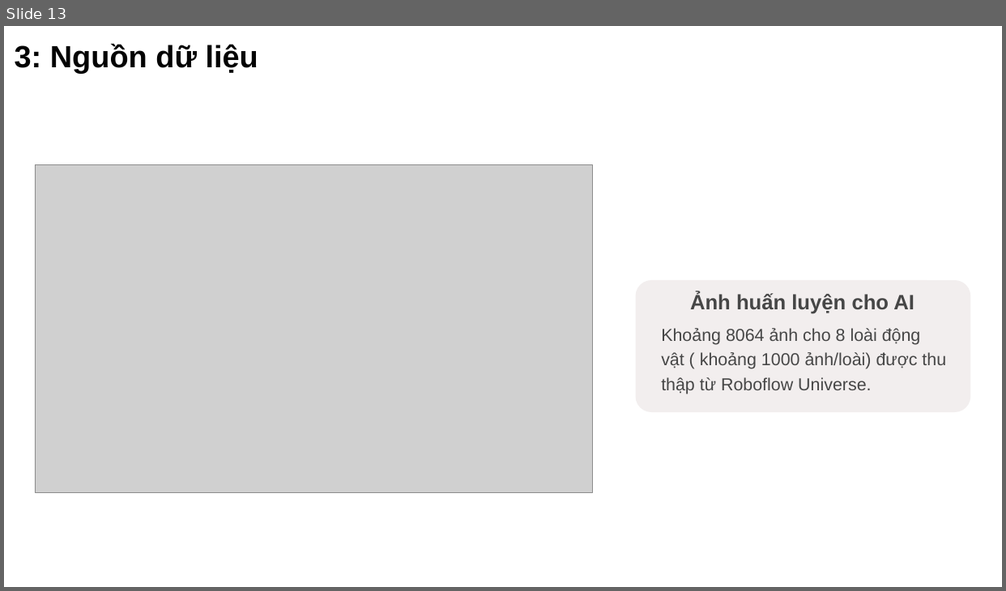
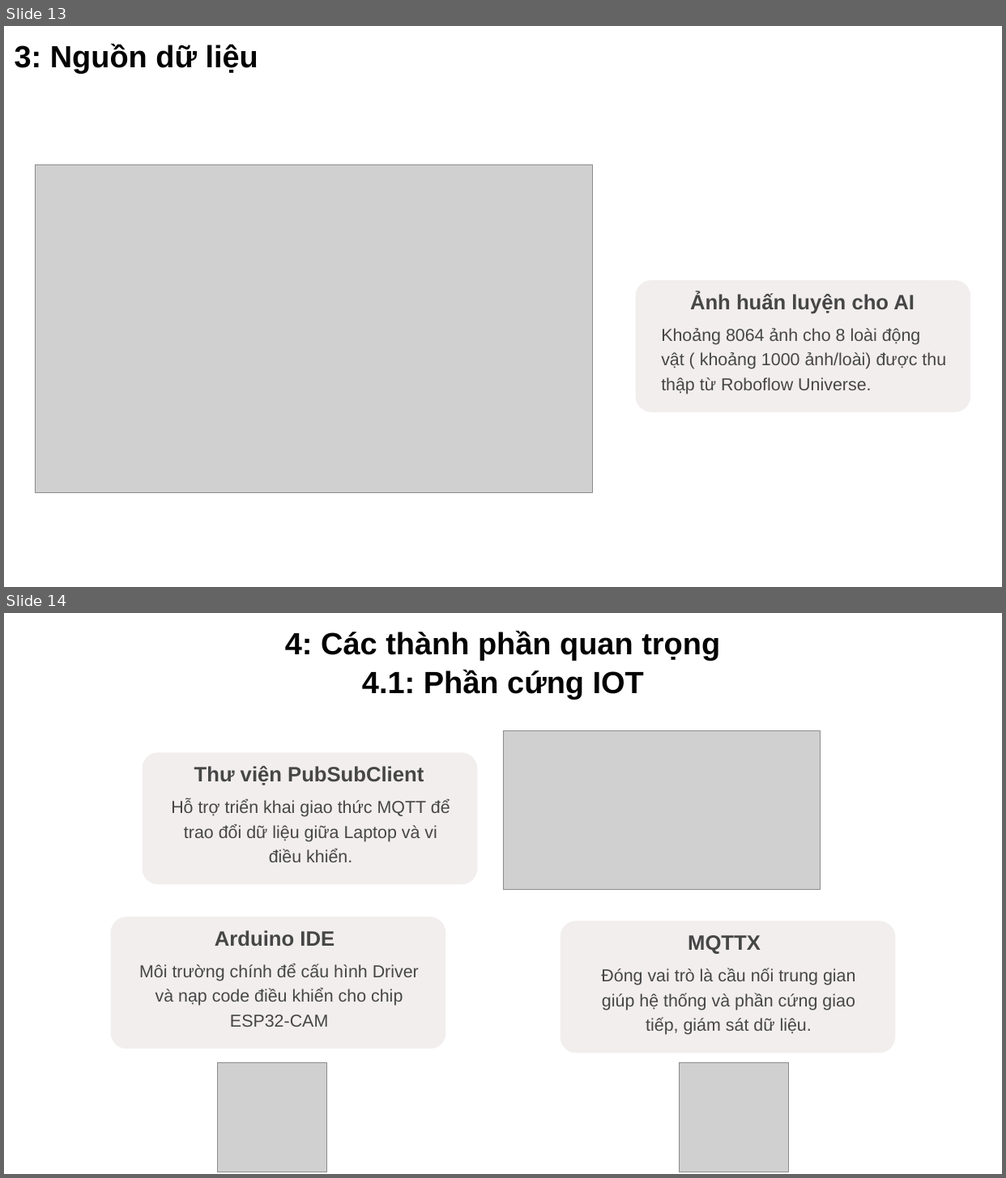
Before and after one commit to NguyenTAnh2005/IntelligentSystem_Vu_Hai_Anh, a slide deck: final_project/reports/Bao_Cao/baocao.pptx. Shown one above the other, each under a label of ours: slide 13 before the commit, slides 13 and 14 after it. The pictures are 1006x591 and 1006x1178 pixels, drawn with LibreOffice and Linux fonts; fonts in the diff are those of the drawing; grey boxes stand for pictures; background and template pictures are left out. Boxes give left, top, right and bottom in pixels: in the first picture for what was removed or moved away, otherwise in the second. Text is boxed around its words. In the diff, an @@ line names an element or a change of style, - is before the commit and + after.

```diff
--- a/final_project/reports/Bao_Cao/baocao.pptx
+++ b/final_project/reports/Bao_Cao/baocao.pptx
@@ slide 14 added at (4,613,1002,1174), background #000000; not listed: 1 template element that a slide beside it also shows @@
@@ text added at (285,630,720,660), 35.5 pt, text #030303, bold @@
+4: Các thành phần quan trọng
@@ text added at (362,669,644,699), 35.5 pt, text #030303, bold @@
+4.1: Phần cứng IOT
@@ picture added at (503,731,820,890) @@
@@ rounded rectangle added at (143,752,477,885), fill #F2EEEE @@
@@ text added at (194,766,424,786), 24 pt, text #464646, bold @@
+Thư viện PubSubClient
@@ text added at (171,799,450,862), 20 pt, text #464646 @@
+Hỗ trợ triển khai giao thức MQTT để trao đổi dữ liệu giữa Laptop và vi điều khiển.
@@ rounded rectangle added at (111,917,445,1049), fill #F2EEEE @@
@@ rounded rectangle added at (560,921,895,1054), fill #F2EEEE @@
@@ text added at (215,931,334,946), 24 pt, text #464646, bold @@
+Arduino IDE
@@ text added at (688,935,761,954), 24 pt, text #464646, bold @@
+MQTTX
@@ text added at (139,964,419,1027), 20 pt, text #464646 @@
+Môi trường chính để cấu hình Driver và nạp code điều khiển cho chip ESP32-CAM
@@ text added at (601,968,855,1035), 20 pt, text #464646 @@
+Đóng vai trò là cầu nối trung gian giúp hệ thống và phần cứng giao tiếp, giám sát dữ liệu.
@@ picture added at (217,1063,327,1173) @@
@@ picture added at (680,1063,789,1173) @@
```
Also in this commit, not shown: 7 slides changed, 26 other slides added, 14 slides removed, 2 other files.
